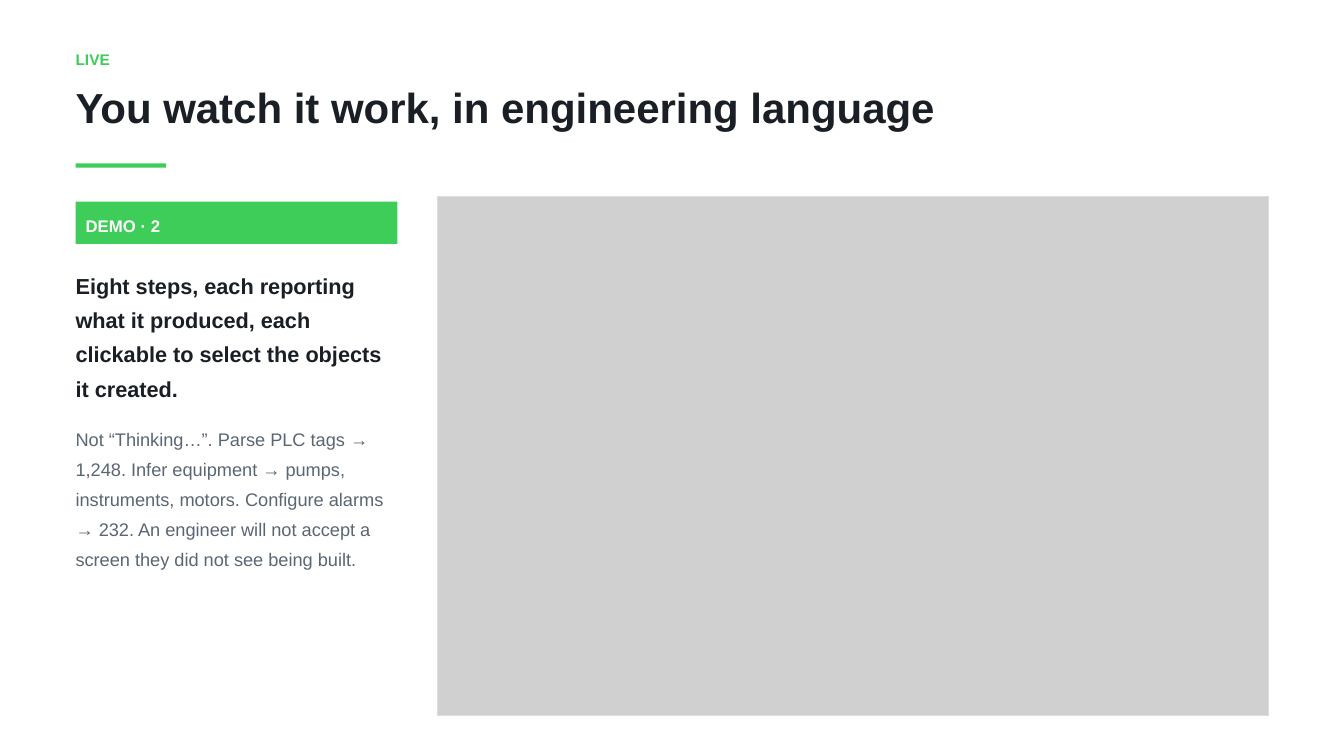
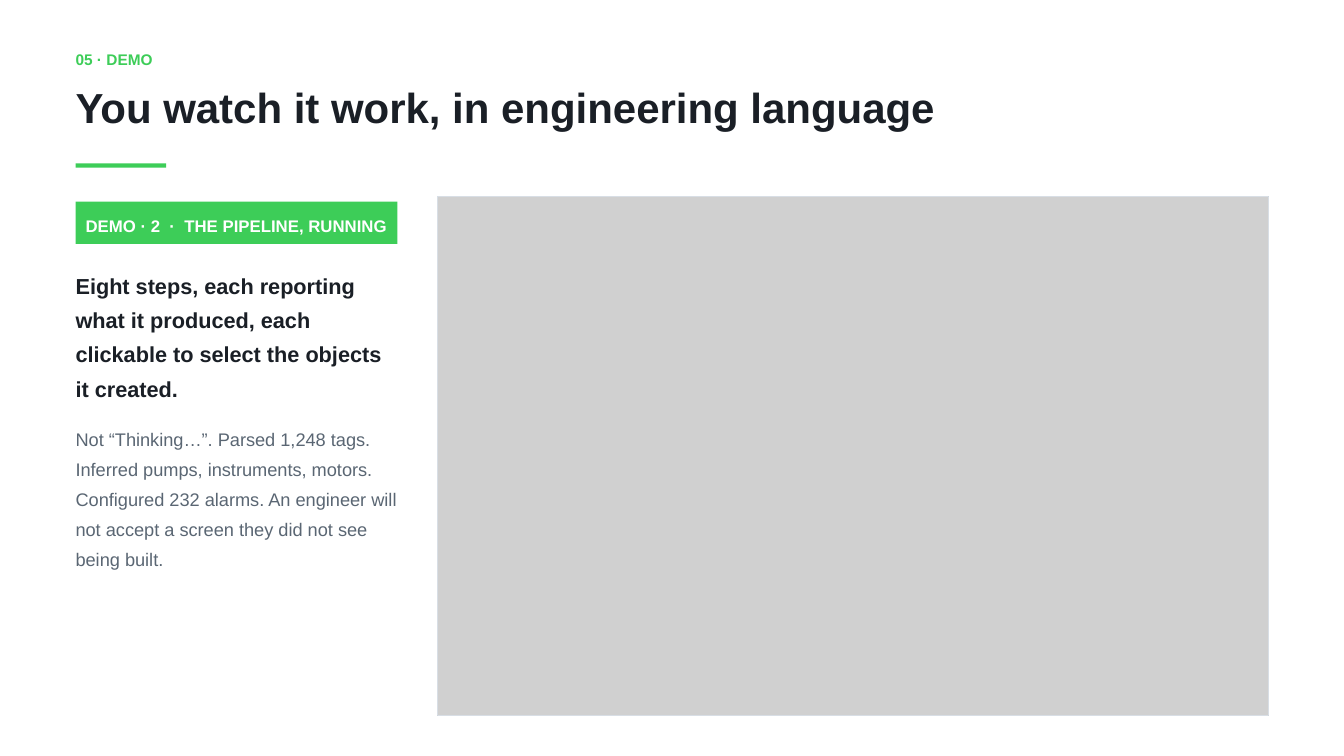
Before and after one commit to shauryaaojha/HMI_Copilot_EcoStruxure, a slide deck: slide 7 of docs/HMI_Copilot_5min.pptx (slide 5 before the commit). Drawn at 1344x756 pixels with LibreOffice and Linux fonts; fonts in the diff are those of the drawing; grey boxes stand for pictures. Boxes give left, top, right and bottom in pixels: in the first picture for what was removed or moved away, otherwise in the second. Text is boxed around its words. In the diff, an @@ line names an element or a change of style, - is before the commit and + after.

```diff
--- a/docs/HMI_Copilot_5min.pptx
+++ b/docs/HMI_Copilot_5min.pptx
@@ text at [76,54,152,65]: text changed @@
-LIVE
+05 · DEMO
@@ text at [86,220,386,235]: text changed @@
-DEMO · 2
+DEMO · 2 · THE PIPELINE, RUNNING
@@ text at [76,433,396,570]: text changed @@
-Not “Thinking…”. Parse PLC tags → 1,248. Infer equipment → pumps, instruments, motors. Configure alarms → 232. An engineer will not accept a screen they did not see being built.
+Not “Thinking…”. Parsed 1,248 tags. Inferred pumps, instruments, motors. Configured 232 alarms. An engineer will not accept a screen they did not see being built.
```
Also in this commit, not shown: 9 other slides changed, 1 slide added, 3 other files.
